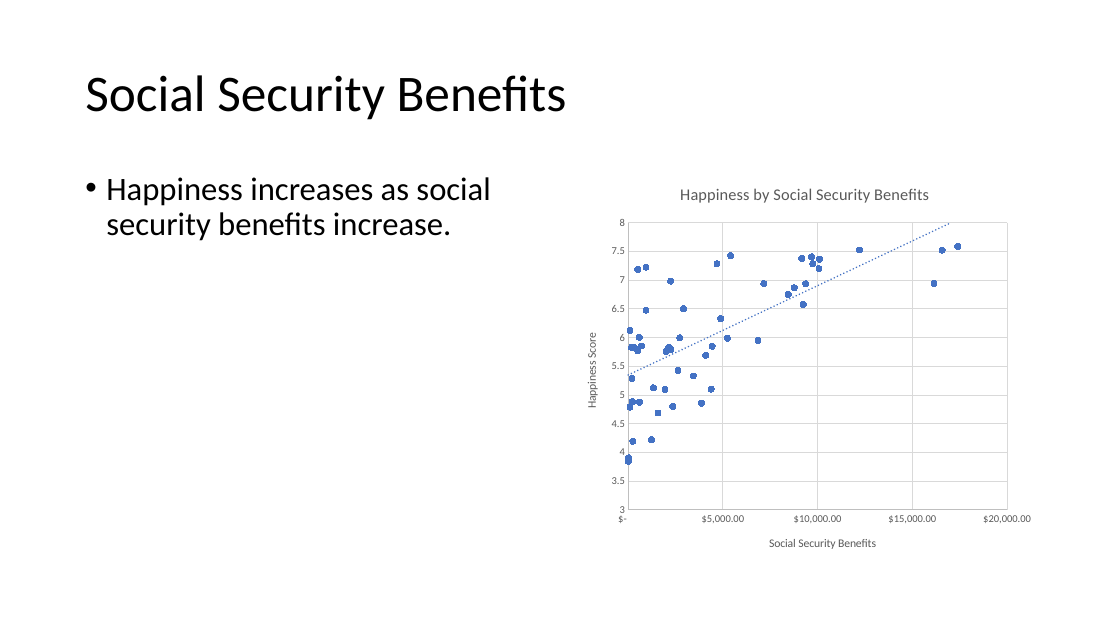
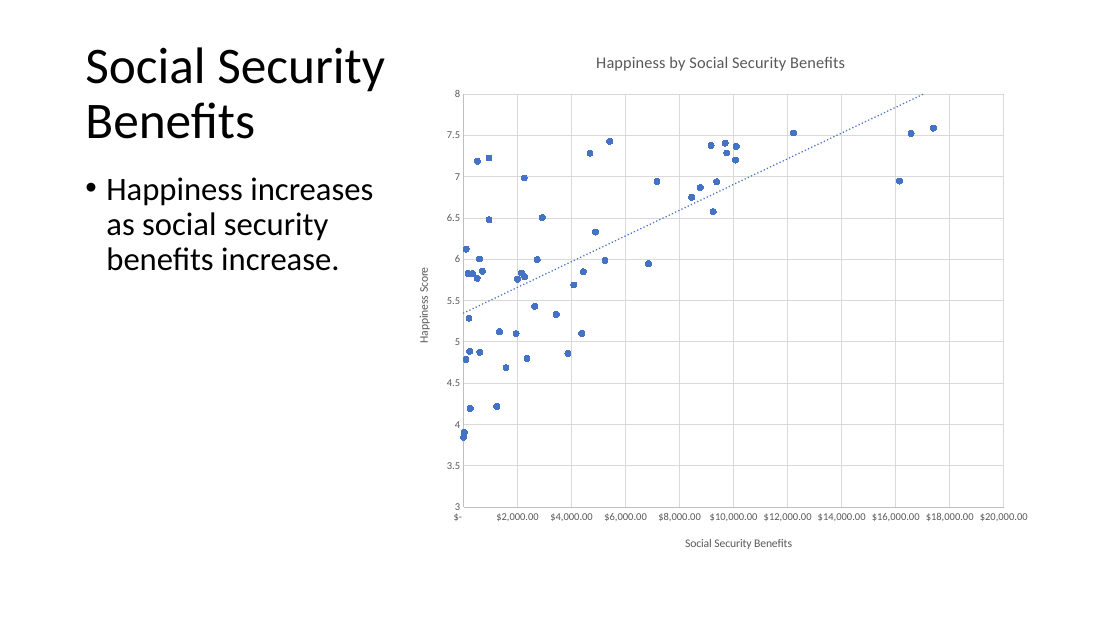
Before and after one commit to jordydickinson/world-inequality-and-happiness, a slide deck: slide 11 of presentation.pptx (slide 10 before the commit). Drawn at 1120x630 pixels with LibreOffice and Linux fonts; fonts in the diff are those of the drawing. Boxes give left, top, right and bottom in pixels: in the first picture for what was removed or moved away, otherwise in the second. Text is boxed around its words. In the diff, an @@ line names an element or a change of style, - is before the commit and + after.

```diff
--- a/presentation.pptx
+++ b/presentation.pptx
@@ title "Social Security Benefits" rewrapped from bbox=[85, 75, 567, 120] to bbox=[85, 47, 385, 139] @@
@@ scatter chart: place and size @@
-scatter chart at bbox=[567, 168, 1044, 568]
+scatter chart at bbox=[399, 34, 1044, 568]
@@ text "Happiness increases as social security ..." rewrapped from bbox=[106, 177, 490, 241] to bbox=[106, 177, 373, 271] @@
```
Also in this commit, not shown: 7 other slides changed, 2 slides added.
